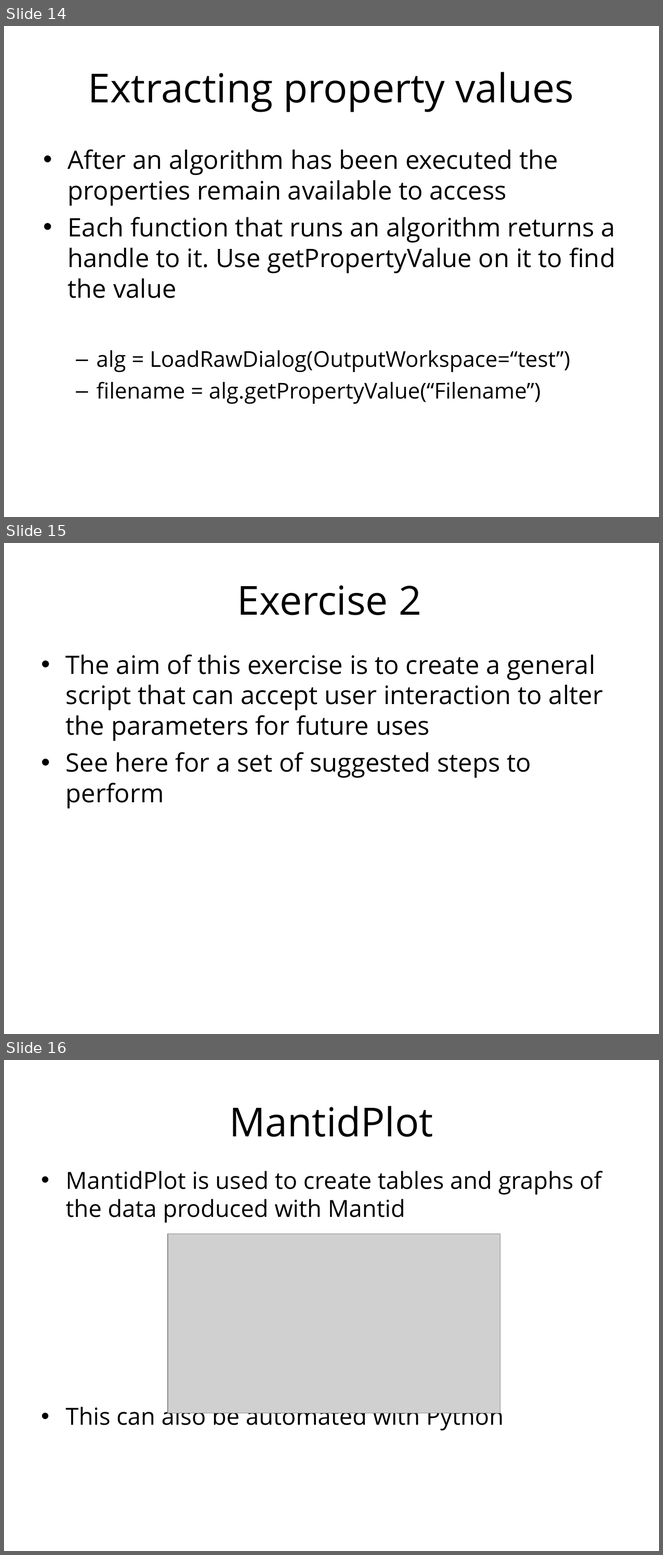
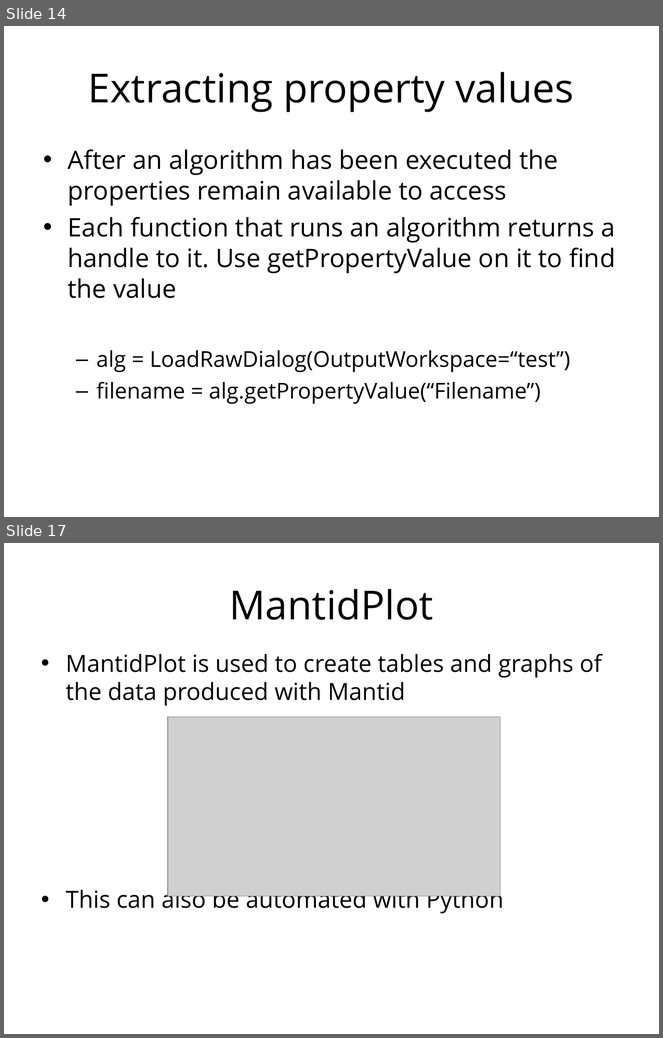
Before and after one commit to mantidproject/documents, a slide deck: Presentations/Python training course/Python in Mantid.ppt. Shown one above the other, each under a label of ours: slides 14, 15 and 16 before the commit, slides 14 and 17 after it; the slides between them are not shown. The pictures are 663x1555 and 663x1038 pixels, drawn with LibreOffice and Linux fonts; fonts in the diff are those of the drawing; grey boxes stand for pictures; background and template pictures are left out. Boxes give left, top, right and bottom in pixels: in the first picture for what was removed or moved away, otherwise in the second. Text is boxed around its words. In the diff, an @@ line names an element or a change of style, - is before the commit and + after.

```diff
--- a/Presentations/Python training course/Python in Mantid.ppt
+++ b/Presentations/Python training course/Python in Mantid.ppt
@@ slide 15 removed at bbox=[4, 543, 659, 1034], background #FFFFFF @@
@@ title removed at bbox=[237, 585, 422, 615] @@
-Exercise 2
@@ text removed at bbox=[66, 654, 603, 809] @@
-• The aim of this exercise is to create a general script that can accept user interaction to alter the parameters for future uses
-• See here for a set of suggested steps to perform
@@ what was slide 16 is now slide 17 @@
```
Also in this commit, not shown: 7 slides added, 1 other slide removed.
